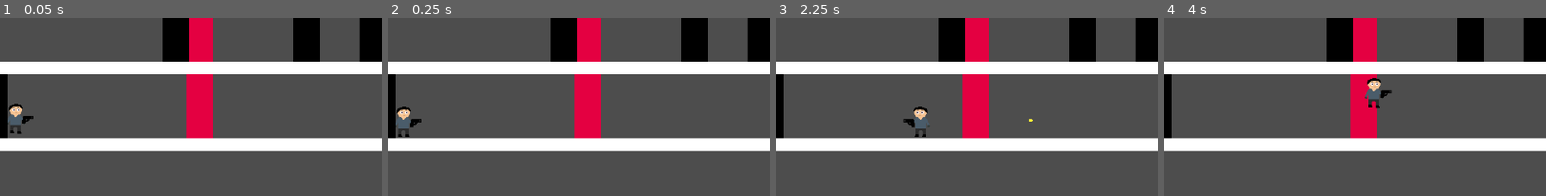
Above: before the commit, frames 1-4 (left to right).
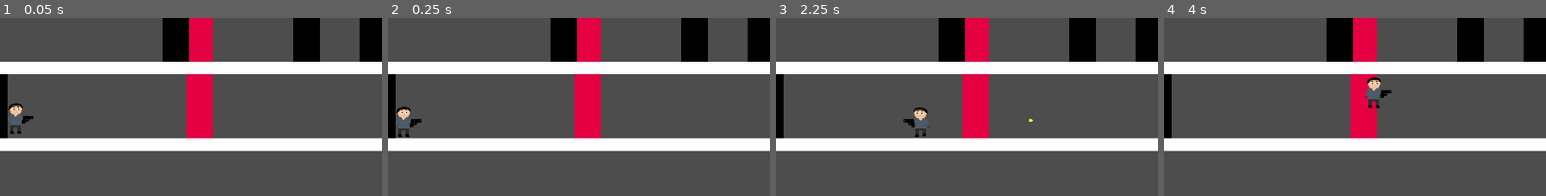
Above: after the commit, the same moments.

Repository: Colonelpanic0/Heist
Game: Godot game, scene res://Scenes/playablenew.tscn
Two runs of this game, one before a commit and one after it. Both use one fixed random seed, a clock stepped at 60 frames per second and the inputs below.
Inputs:
- Up to frame 1 (0.05 s): no input
- Up to frame 2 (0.25 s): no input
- Up to frame 3 (2.25 s): tap Enter at 0.5 s; hold D (Right) 0.53-2.03 s; tap 3 (Special) at 0.6, 1.55, 2.1 s; tap 1 (Jump) at 0.77, 1.52 s; tap 2 (Fire) at 1.35 s; hold A (Left) from 2.03 s (still down)
- Up to frame 4 (4 s): release A (Left) at 2.78 s; hold D (Right) from 2.78 s (still down); tap Space (Start) at 2.85 s; tap 1 (Jump) at 3.02, 3.77 s; tap 3 (Special) at 3.05, 3.6 s
The pictures show only the part of the screen within x 2-52%, y 29-79%; the shares and areas given below are measured in that part.

The runs differ from the first frame. In frame 1, 0.1% of the frame differs, in the area x 2-7%, y 47-66%; in frame 2, nothing differs; in frame 3, 0.1%; in frame 4, 0.1%, in the area x 52-57%, y 33-51%.
Error before the commit: Attempt to call function 'play' in base 'null instance' on a null instance. (res://Scripts/player.gd:60)

Commit message:
Masks work
Got masks to work, with a small tweak to singleton

Diff:
--- a/heist/Scenes/Player.tscn
+++ b/heist/Scenes/Player.tscn
@@ -11,6 +11,8 @@
 [ext_resource type="SpriteFrames" uid="uid://c1hblwbtg8kbc" path="res://Sprites/Player/Waiter/player_waiter_anim.tres" id="5_miouo"]
 [ext_resource type="PackedScene" uid="uid://dm4g5rmvjoln" path="res://Scenes/Bullet.tscn" id="5_nn08x"]
 [ext_resource type="SpriteFrames" uid="uid://jhegdbxygxeo" path="res://Sprites/Player/Security/player_security_anim.tres" id="6_o3h8g"]
+[ext_resource type="Texture2D" uid="uid://bj26eicuhuu0c" path="res://Sprites/Masks/waiter_mask.png" id="9_miouo"]
+[ext_resource type="Texture2D" uid="uid://b04jxihuyauyj" path="res://Sprites/Masks/security_mask.png" id="10_o3h8g"]
 
 [sub_resource type="RectangleShape2D" id="RectangleShape2D_rpqav"]
 size = Vector2(30, 50)
@@ -18,16 +20,16 @@
 [node name="Player" type="CharacterBody2D" node_paths=PackedStringArray("playerSprite", "playerMask", "GUN")]
 collision_mask = 19
 script = ExtResource("1_kyqiw")
-playerSprite = NodePath("AnimatedSprite2D")
+playerSprite = NodePath("DefaultSprite")
 playerAnims = Array[SpriteFrames]([ExtResource("2_5ixxa"), ExtResource("3_ksbbd"), ExtResource("4_glx4g"), ExtResource("5_miouo"), ExtResource("6_o3h8g")])
 playerMask = NodePath("Mask")
-guestMask = ExtResource("3_nn08x")
-maintneceMask = ExtResource("3_52ee3")
+masks = Array[Texture2D]([ExtResource("3_nn08x"), ExtResource("3_52ee3"), ExtResource("9_miouo"), ExtResource("10_o3h8g")])
 GUN = NodePath("GUN")
 POS_L = Vector2(-4, 27)
 POS_R = Vector2(33, 27)
 
-[node name="AnimatedSprite2D" type="AnimatedSprite2D" parent="."]
+[node name="DefaultSprite" type="AnimatedSprite2D" parent="."]
+unique_name_in_owner = true
 position = Vector2(14, 24)
 sprite_frames = ExtResource("2_5ixxa")
 animation = &"walk"
--- a/heist/Scripts/player.gd
+++ b/heist/Scripts/player.gd
@@ -2,10 +2,8 @@
 @export var playerSprite: AnimatedSprite2D
 @export var playerAnims: Array[SpriteFrames] = []
 @export var playerMask: Sprite2D
-@export var guestMask: Texture2D
-@export var maintneceMask: Texture2D
-@export var waiterMask: Texture2D
-@export var securtiyMask: Texture2D
+@export var masks: Array[Texture2D] = []
+
 @export var GUN: Sprite2D
 
 const SPEED = 150.0
@@ -57,7 +55,7 @@
 
 # Used to update the animations
 func update_anim(name:String) -> void:
-	$DefaultSprite.play(name)
+	playerSprite.play(name)
 
 # Called every frame. 'delta' is the elapsed time since the previous frame.
 func _process(delta: float) -> void:
@@ -71,21 +69,27 @@
 	if Input.is_action_just_pressed("Special") and Singleton.hidden:
 		match mask:
 			Singleton.Disguise.GUEST:
-				Singleton.mask = Singleton.Disguise.WORKER
-
-				playerMask.texture = guestMask
+				mask = Singleton.Disguise.MAINTENANCE
+				playerSprite.sprite_frames = playerAnims[2]
+				update_anim("default")
+				playerMask.texture = masks[1]
 				playerMask.visible = true
-			Singleton.Disguise.WORKER:
-				Singleton.mask = Singleton.Disguise.SECURITY
-				playerMask.texture = guestMask
+			Singleton.Disguise.MAINTENANCE:
+				mask = Singleton.Disguise.WAITER
+				update_anim("default")
+				playerMask.texture = masks[2]
+				playerMask.visible = true
+			Singleton.Disguise.WAITER:
+				mask = Singleton.Disguise.SECURITY
+				playerMask.texture = masks[3]
 				playerMask.visible = true
 			Singleton.Disguise.SECURITY:
-				Singleton.mask = Singleton.Disguise.GUEST
-				playerMask.texture = guestMask
+				mask = Singleton.Disguise.GUEST
+				playerMask.texture = masks[0]
 				playerSprite.sprite_frames = playerAnims[1]
 				playerMask.visible = true
 			_:
 				Singleton.mask = Singleton.Disguise.GUEST
-				playerMask.texture = guestMask
+				playerMask.texture = masks[0]
 				playerSprite.sprite_frames = playerAnims[1]
 				playerMask.visible = true
--- a/heist/Scripts/singleton.gd
+++ b/heist/Scripts/singleton.gd
@@ -24,9 +24,10 @@
 const SHADOW_HEIGHT = ROOM_HEIGHT - FLOOR_HEIGHT
 
 enum Disguise {
-	GUEST,
-	WORKER,
-	SECURITY
+	GUEST = 0,
+	MAINTENANCE = 1,
+	WAITER = 2,
+	SECURITY = 3
 }
 
 
--- a/heist/Sprites/Player/Guest/player_guest_animation.tres
+++ b/heist/Sprites/Player/Guest/player_guest_animation.tres
@@ -6,6 +6,14 @@
 
 [resource]
 animations = [{
+"frames": [{
+"duration": 1.0,
+"texture": ExtResource("1_7b4ws")
+}],
+"loop": true,
+"name": &"default",
+"speed": 5.0
+}, {
 "frames": [{
 "duration": 1.0,
 "texture": ExtResource("2_nital")
@@ -20,14 +28,6 @@
 "texture": ExtResource("1_7b4ws")
 }],
 "loop": true,
-"name": &"Walking",
-"speed": 5.0
-}, {
-"frames": [{
-"duration": 1.0,
-"texture": ExtResource("1_7b4ws")
-}],
-"loop": true,
-"name": &"default",
+"name": &"walk",
 "speed": 5.0
 }]
--- a/heist/Sprites/Player/Maintenance/player_maintenance_anim.tres
+++ b/heist/Sprites/Player/Maintenance/player_maintenance_anim.tres
@@ -6,6 +6,14 @@
 
 [resource]
 animations = [{
+"frames": [{
+"duration": 1.0,
+"texture": ExtResource("2_qqhfb")
+}],
+"loop": true,
+"name": &"default",
+"speed": 5.0
+}, {
 "frames": [{
 "duration": 1.0,
 "texture": ExtResource("1_171rq")
@@ -20,14 +28,6 @@
 "texture": ExtResource("2_qqhfb")
 }],
 "loop": true,
-"name": &"Walk",
-"speed": 5.0
-}, {
-"frames": [{
-"duration": 1.0,
-"texture": ExtResource("2_qqhfb")
-}],
-"loop": true,
-"name": &"default",
+"name": &"walk",
 "speed": 5.0
 }]
Not shown: 1 places in heist/Scenes/Player.tscn that only renumber resources
